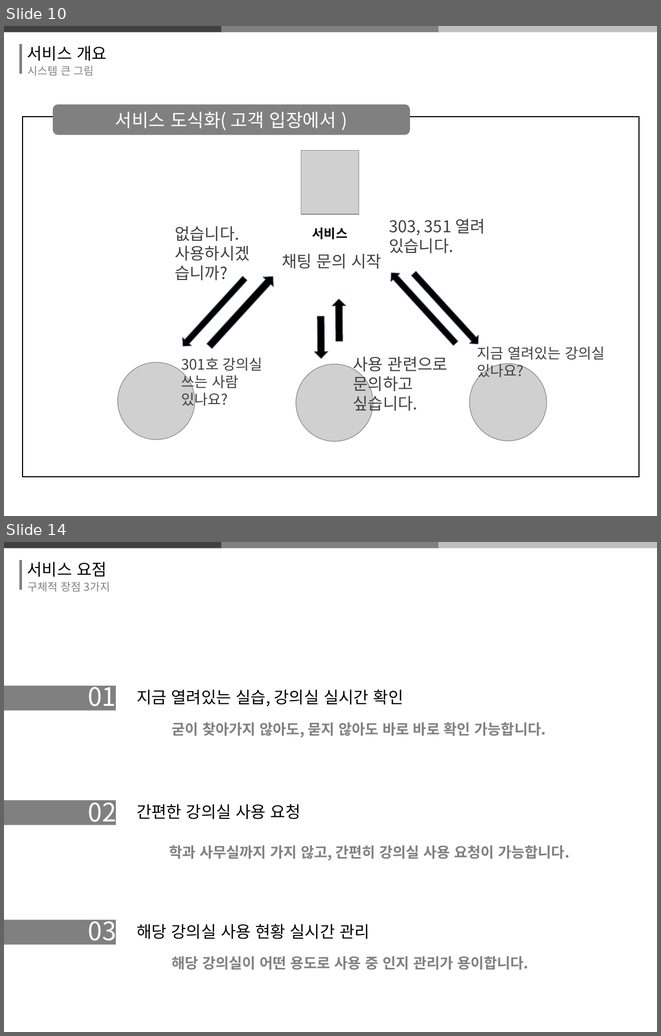
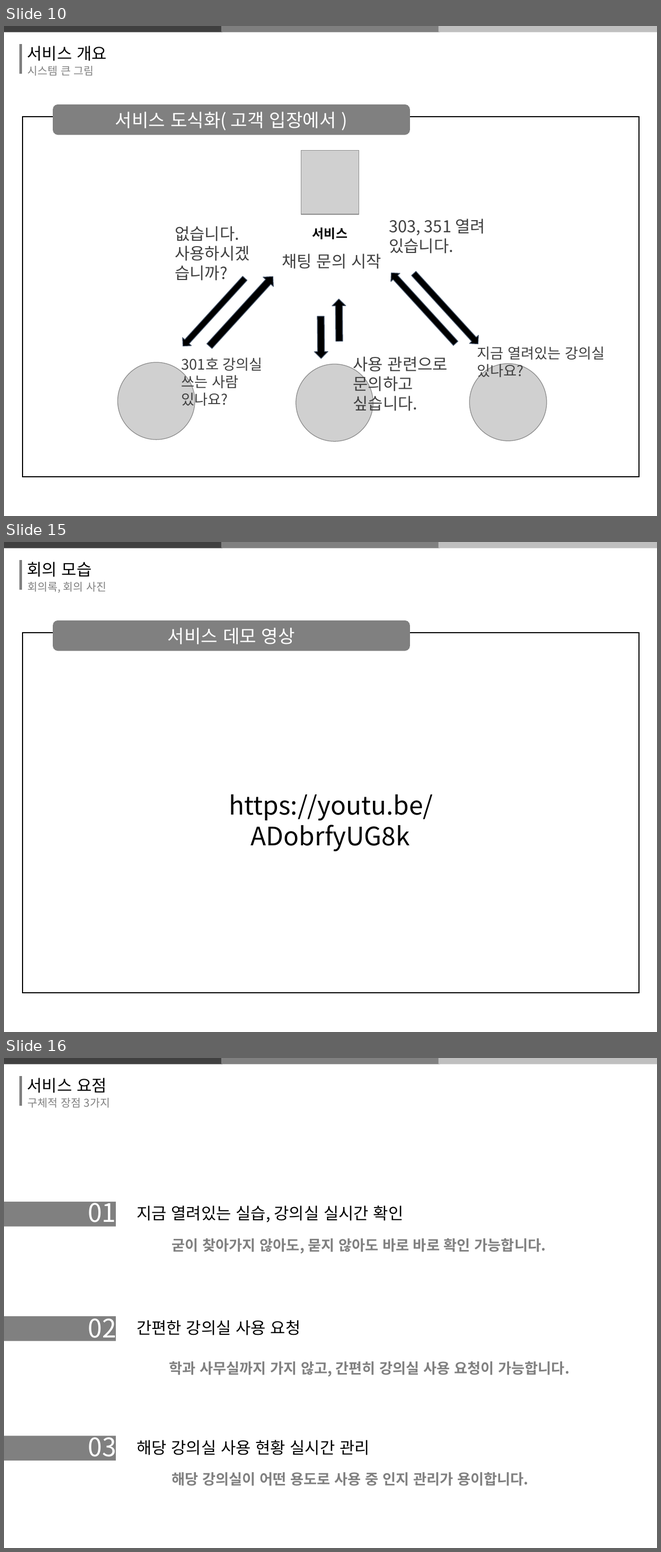
Before and after one commit to thrk941106/2018system_programming, a slide deck: 시프ppt 제작중.pptx. Shown one above the other, each under a label of ours: slides 10 and 14 before the commit, slides 10, 15 and 16 after it; the slides between them are not shown. The pictures are 661x1036 and 661x1552 pixels, drawn with LibreOffice and Linux fonts; fonts in the diff are those of the drawing; grey boxes stand for pictures. Boxes give left, top, right and bottom in pixels: in the first picture for what was removed or moved away, otherwise in the second. Text is boxed around its words. In the diff, an @@ line names an element or a change of style, - is before the commit and + after.

```diff
--- a/시프ppt 제작중.pptx
+++ b/시프ppt 제작중.pptx
@@ slide 15 added at bbox=[4, 542, 657, 1032], background #FFFFFF @@
@@ freeform shape added at bbox=[4, 542, 223, 548], fill #404040 @@
@@ freeform shape added at bbox=[221, 542, 440, 548], fill #808080 @@
@@ freeform shape added at bbox=[438, 542, 657, 548], fill #BFBFBF @@
@@ freeform shape added at bbox=[21, 559, 21, 590], outline #808080 3.14 pt @@
@@ text added at bbox=[27, 562, 92, 577], 18 pt, text #000000 @@
+회의 모습
@@ text added at bbox=[28, 582, 106, 593], 12 pt, text #808080 @@
+회의록, 회의 사진
@@ rounded rectangle added at bbox=[53, 620, 410, 651], fill #808080, 20 pt, text #FFFFFF @@
+서비스 데모 영상
@@ rectangle added at bbox=[23, 633, 639, 992], outline #000000 1 pt @@
@@ text added at bbox=[229, 794, 433, 852], 28 pt, text #000000 @@
+https://youtu.be/ADobrfyUG8k
@@ what was slide 14 is now slide 16 @@
```
Also in this commit, not shown: 4 slides changed, 3 other slides added, 5 slides removed.
